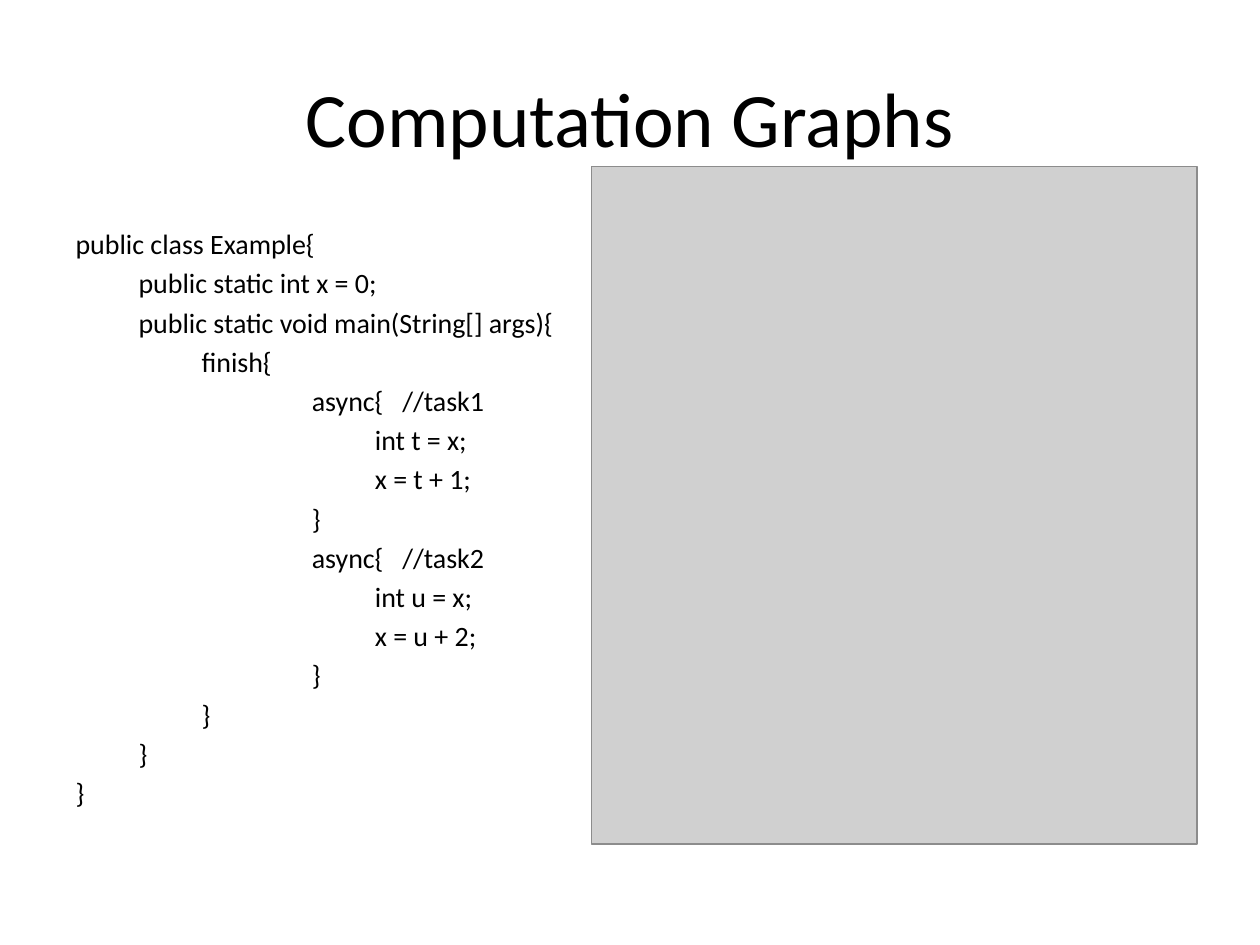
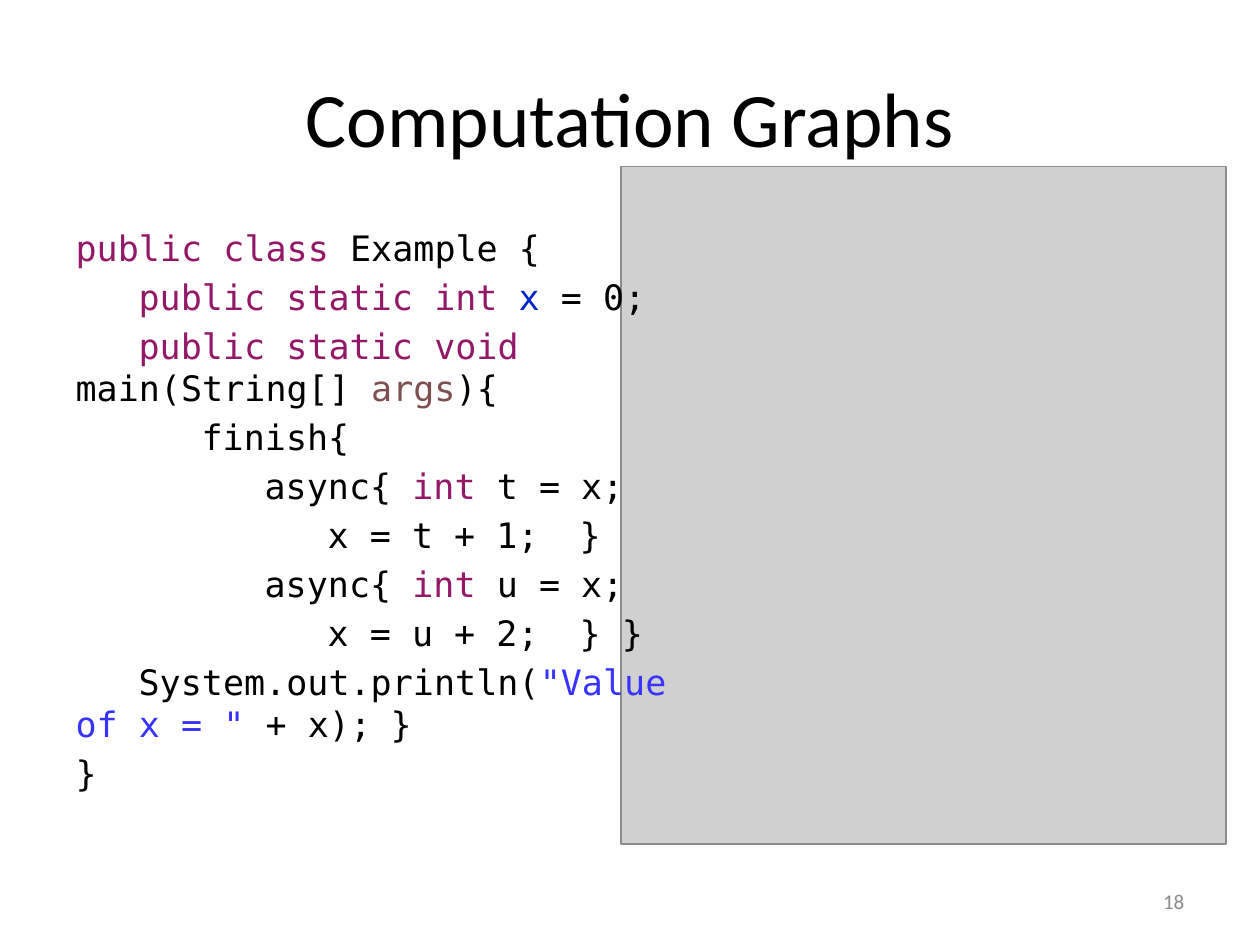
Before and after one commit to ericmercer/nakade-radha, a slide deck: slide 19 of proposal/ppt/thesis-proposal.pptx (slide 15 before the commit). Drawn at 1260x945 pixels with LibreOffice and Linux fonts; fonts in the diff are those of the drawing; grey boxes stand for pictures. Boxes give left, top, right and bottom in pixels: in the first picture for what was removed or moved away, otherwise in the second. Text is boxed around its words. In the diff, an @@ line names an element or a change of style, - is before the commit and + after.

```diff
--- a/proposal/ppt/thesis-proposal.pptx
+++ b/proposal/ppt/thesis-proposal.pptx
@@ picture: place and size @@
-picture at (592,166,1197,844)
+picture at (621,166,1226,844)
@@ text at (76,234,498,269): text changed; size 16 to 20 pt; font Calibri to DejaVu Sans Mono; text colour #000000 to #931968 @@
-public class Example{
+public class Example {
@@ text at (76,282,645,456): size 16 to 20 pt, font Calibri to DejaVu Sans Mono in "public static int x = 0;", "public static void main(String[] args){", "finish{", "}"; text colour #000000 to #931968 in "public static int", "public static void"; text colour #000000 to #0226CC in "x"; text colour #000000 to #7E504F in "args){"; list level 3 to 1 in "}" @@
@@ text at (76,471,667,742): text changed; size 16 to 20 pt; font Calibri to DejaVu Sans Mono @@
-    async{ //task1
-    int t = x;
-    x = t + 1;
+async{ int t = x;
+x = t + 1; }
+async{ int u = x;
+x = u + 2; } }
+System.out.println("Value of x = " + x); }
@@ text at (312,547,484,650): paragraphs removed @@
-    async{ //task2
-    int u = x;
-    x = u + 2;
-    }
-}
-}
-}
@@ page number added at (1163,895,1184,909), 12 pt, text #8C8C8C @@
+18
```
Also in this commit, not shown: 18 other slides changed, 13 slides added, 3 slides removed.
